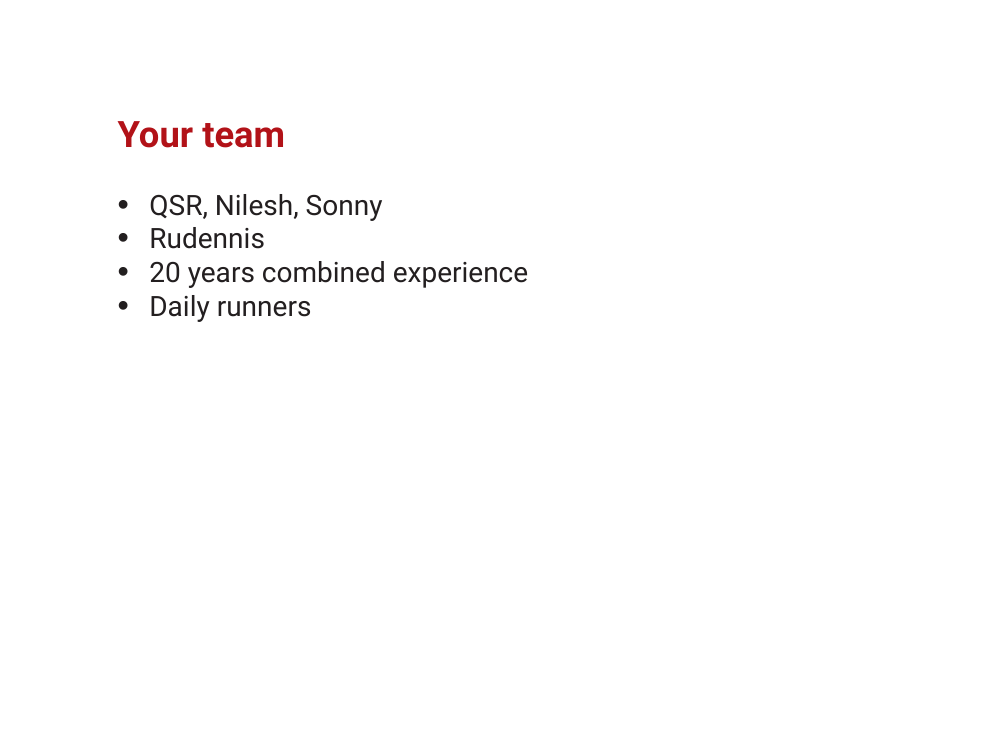
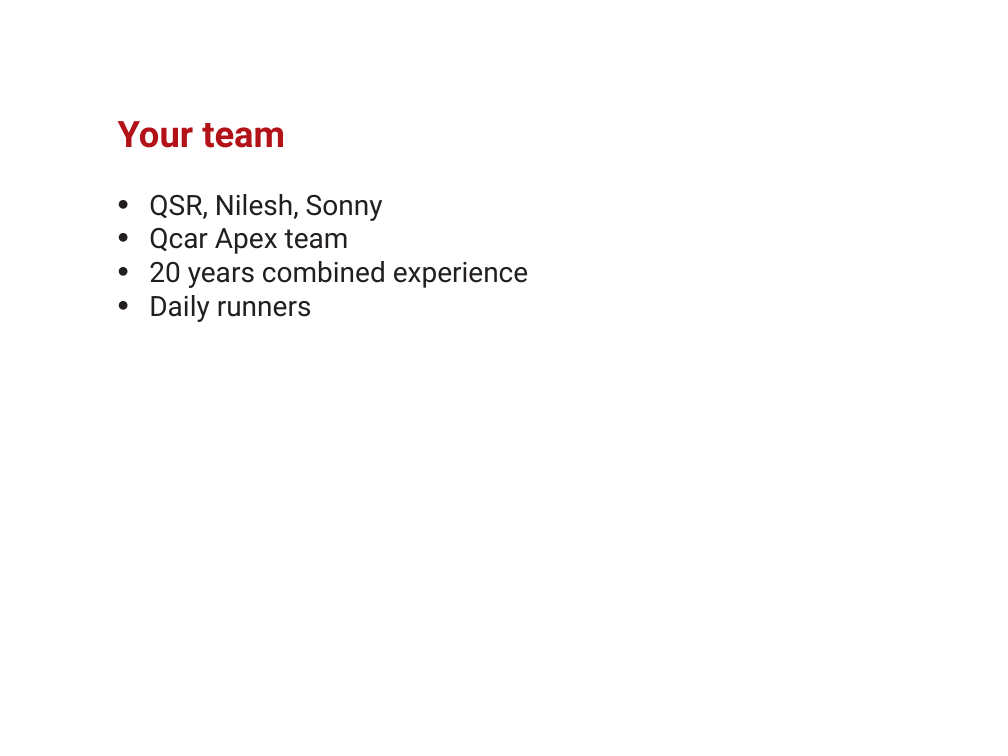
Before and after one commit to SullivanC137/Apex-Workshops, a slide deck: slide 3 of Going the distance/goingTheDistance.pptx. Drawn at 1008x756 pixels with LibreOffice and Linux fonts; fonts in the diff are those of the drawing; background and template pictures are left out. Boxes give left, top, right and bottom in pixels: in the first picture for what was removed or moved away, otherwise in the second. Text is boxed around its words. In the diff, an @@ line names an element or a change of style, - is before the commit and + after.

```diff
--- a/Going the distance/goingTheDistance.pptx
+++ b/Going the distance/goingTheDistance.pptx
@@ text at bbox=[149, 228, 349, 254]: text changed @@
-• Rudennis
+• Qcar Apex team
```
Also in this commit, not shown: 10 other slides changed.
